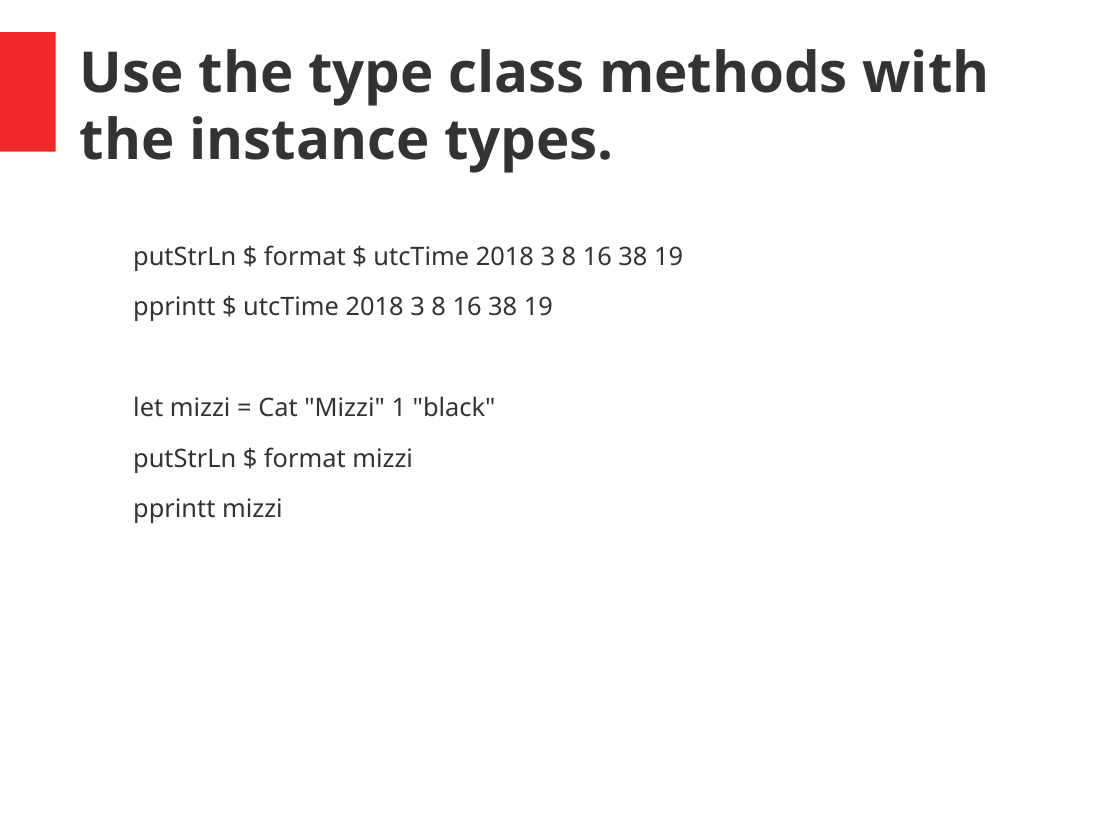
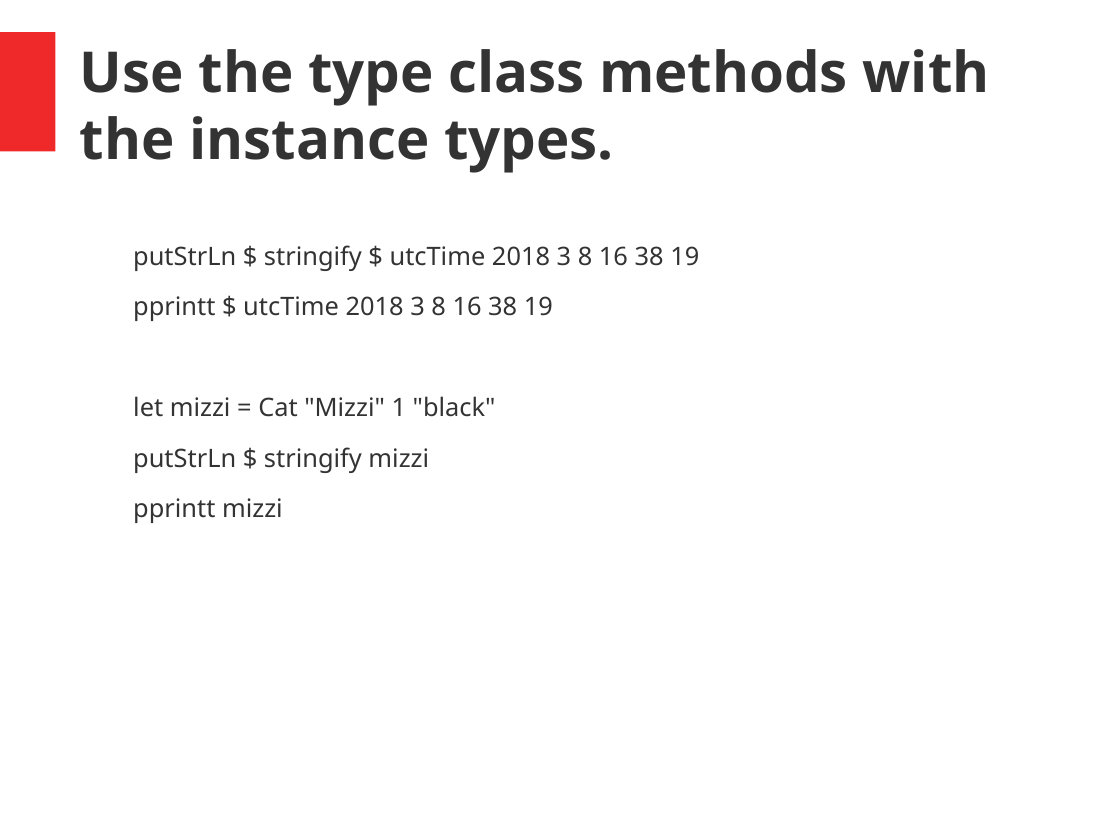
Before and after one commit to hermannhueck/typeclasses, a slide deck: slide 34 of Slides/TypeClasses.pptx (slide 27 before the commit). Drawn at 1120x840 pixels with LibreOffice and Linux fonts; fonts in the diff are those of the drawing. Boxes give left, top, right and bottom in pixels: in the first picture for what was removed or moved away, otherwise in the second. Text is boxed around its words. In the diff, an @@ line names an element or a change of style, - is before the commit and + after.

```diff
--- a/Slides/TypeClasses.pptx
+++ b/Slides/TypeClasses.pptx
@@ text at bbox=[133, 245, 699, 271]: text changed @@
-putStrLn $ format $ utcTime 2018 3 8 16 38 19
+putStrLn $ stringify $ utcTime 2018 3 8 16 38 19
@@ text at bbox=[133, 447, 429, 473]: text changed @@
-putStrLn $ format mizzi
+putStrLn $ stringify mizzi
```
Also in this commit, not shown: 19 other slides changed, 8 slides added, 1 other file.
